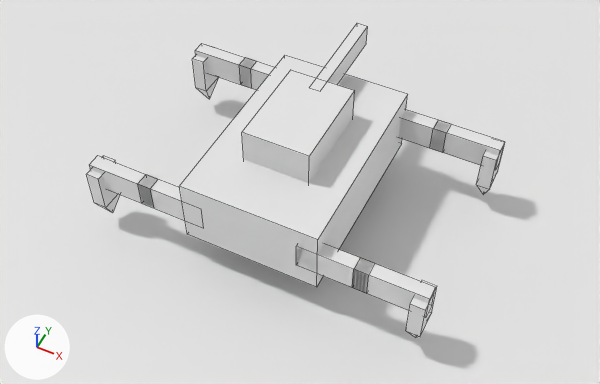
Renders of the Blender file software/simulator/robot.blend from each side of a commit.
Both versions are drawn from a camera (50 mm lens) standing at (1.83, -3.66, 4.77) and looking at (0.06, -0.11, 0.33). Lighting does not change. The marker at lower left points along +X, +Y and +Z. Mesh edges are drawn as thin lines.

The first picture shows 'BackLeftElbow', 'BackLeftShoulder', 'BackLeftWrist', 'BackRightElbow', 'BackRightShoulder', 'BackRightWrist', 'Chassis', 'FrontLeftElbow', 'FrontLeftShoulder', 'FrontLeftWrist', 'FrontRightElbow', 'FrontRightShoulder', 'FrontRightWrist', 'Plane', 'TurretPan'.
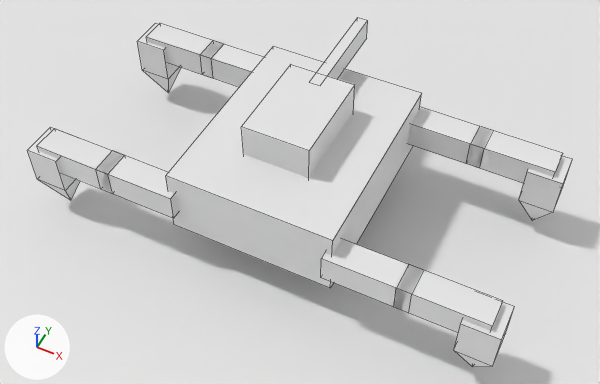
Commit message: Added IK to robot

Boxes (x1, y1, x2, y2) around the edits, measured in the pictures (600 x 384 px; the box of a moved part takes in the faces that stretch with it):
'Chassis', mesh rescaled, moved (12% wider)
    before: (179, 55, 408, 287)
    after: (166, 46, 422, 288)
'TurretPan', moved
    before: (242, 70, 355, 183)
    after: (241, 64, 355, 178)
'BackRightElbow', mesh rescaled, moved, turned
    before: (355, 260, 435, 316)
    after: (395, 266, 503, 333)
'BackRightShoulder', mesh rescaled, moved, turned
    before: (296, 244, 375, 294)
    after: (321, 239, 423, 313)
'FrontRightElbow', mesh rescaled, moved, turned
    before: (430, 121, 504, 168)
    after: (466, 126, 563, 183)
'BackLeftElbow', mesh rescaled, moved, turned
    before: (90, 156, 158, 207)
    after: (37, 128, 124, 193)
'BackLeftShoulder', mesh rescaled, moved, turned
    before: (138, 174, 204, 228)
    after: (96, 151, 178, 218)
'FrontRightShoulder', mesh rescaled, moved, turned
    before: (398, 110, 451, 153)
    after: (408, 107, 493, 168)
'FrontLeftElbow', mesh rescaled, moved, turned
    before: (195, 43, 256, 87)
    after: (146, 23, 224, 78)
'BackRightWrist', reshaped, moved, turned
    before: (406, 280, 437, 338)
    after: (454, 302, 515, 366)
'FrontRightWrist', reshaped, moved, turned
    before: (476, 142, 505, 194)
    after: (519, 156, 573, 221)
'FrontLeftShoulder', mesh rescaled, moved, turned
    before: (239, 60, 275, 90)
    after: (200, 41, 264, 87)
'BackLeftWrist', reshaped, moved, turned
    before: (86, 156, 120, 213)
    after: (27, 127, 80, 200)
'FrontLeftWrist', reshaped, moved, turned
    before: (193, 56, 219, 99)
    after: (137, 24, 181, 92)
'TurretElevation', moved
    before: (309, 23, 368, 91)
    after: (310, 18, 368, 86)
part 2 of me_cube_001, moved or reshaped
    before: (138, 60, 451, 294)
    after: (96, 41, 493, 313)
part 3 of me_cube_002, moved or reshaped
    before: (90, 43, 504, 316)
    after: (37, 23, 563, 333)
part 4 of me_cube_003, moved or reshaped
    before: (86, 56, 505, 338)
    after: (27, 24, 573, 366)

Edits to the bpy script that builds the scene:
```text
Change me_cube:
    where me_cube.from_pydata(...)  # 8 vertices, 6 faces; spans x -0.5..0.5, y -0.75..0.75, z -0.25..0.25
    me_cube part 1: the whole mesh is scaled about its middle by (1.2, 1, 1)
Change me_cube_001:
    where me_cube_001.from_pydata(...)  # 8 vertices, 6 faces; spans x -0.45..0.05, y -0.05..0.05, z -0.1..0.1
    used by ob_frontrightshoulder; parent = ob_chassis; location = (0.4, 0.7, 2.0); rotation_euler = (0.0, 0.0, 3.142), in degrees (0, 0, 180)
    me_cube_001 part 2: the whole mesh is scaled about its middle by (-1.2, -2, 1), then moved by (0.45, 0.0, 0.0)
Change me_cube_002:
    where me_cube_002.from_pydata(...)  # 8 vertices, 6 faces; spans x -0.45..0.05, y -0.05..0.05, z -0.1..0.1
    used by ob_frontrightelbow; parent = ob_frontrightshoulder; location = (-0.8, 0.7, 0.5)
    me_cube_002 part 3: the whole mesh is scaled about its middle by (-1.2, -2, 1), then moved by (0.45, 0.0, 0.0)
Change me_cube_003:
    where me_cube_003.from_pydata(...)  # 9 vertices, 9 faces; spans x -0.44..0.05, y -0.05..0.05, z -0.1..0.1
    used by ob_frontrightwrist; parent = ob_frontrightelbow; location = (-1.2, 0.7, 2.0); rotation_euler = (1.571, -1.571, 0.0), in degrees (90, -90, 0)
    me_cube_003 part 4
    me_cube_003.vertices[0].co: (-0.25, -0.05, -0.1) -> (0.25, 0.125, -0.13)
    me_cube_003.vertices[1].co: (-0.25, -0.05, 0.1) -> (0.25, 0.125, 0.13)  # pixel (105, 207) -> pixel (65, 190)
    me_cube_003.vertices[2].co: (-0.25, 0.05, -0.1) -> (0.25, -0.125, -0.13)
    me_cube_003.vertices[3].co: (-0.25, 0.05, 0.1) -> (0.25, -0.125, 0.13)  # pixel (94, 202) -> pixel (37, 179)
    me_cube_003.vertices[4].co: (0.05, -0.05, -0.1) -> (-0.05, 0.125, -0.13)  # pixel (115, 160) -> pixel (78, 138)
    me_cube_003.vertices[5].co: (0.05, -0.05, 0.1) -> (-0.05, 0.125, 0.13)  # pixel (98, 179) -> pixel (55, 161)
    me_cube_003.vertices[6].co: (0.05, 0.05, -0.1) -> (-0.05, -0.125, -0.13)  # pixel (103, 155) -> pixel (50, 127)
    me_cube_003.vertices[7].co: (0.05, 0.05, 0.1) -> (-0.05, -0.125, 0.13)  # pixel (86, 174) -> pixel (27, 150)
    me_cube_003.vertices[8].co: (-0.44, 0.0, 0.0) -> (0.55, 0.0, 0.0)  # pixel (112, 212) -> pixel (70, 200)
Change ob_chassis:
    ob_chassis.location: (0.0, 0.0, 0.5) -> (0.0, 0.0, 0.55)
Change ob_frontrightshoulder:
    ob_frontrightshoulder.rotation_euler: (0.0, 0.0, 3.142) -> (0.0, 0.0, 0.0)  # degrees (0, 0, 180) -> degrees (0, 0, 0)
    ob_frontrightshoulder.location: (0.4, 0.7, 2.0) -> (0.6, 0.67, 2.0)
Change ob_frontrightelbow:
    ob_frontrightelbow.location: (-0.8, 0.7, 0.5) -> (0.1, 0.7, 0.5)
    ob_frontrightelbow.rotation_euler: (0.0, 0.0, 0.0) -> (0.0, 0.0, -6.283)  # degrees (0, 0, 0) -> degrees (0, 0, -360)
Change ob_frontrightwrist:
    ob_frontrightwrist.location: (-1.2, 0.7, 2.0) -> (-0.3, 0.7, 2.0)
    ob_frontrightwrist.rotation_euler: (1.571, -1.571, 0.0) -> (4.712, -4.712, 0.0)  # degrees (90, -90, 0) -> degrees (270, -270, 0)
Change ob_backrightshoulder:
    ob_backrightshoulder.rotation_euler: (0.0, 0.0, 3.142) -> (0.0, 0.0, 0.0)  # degrees (0, 0, 180) -> degrees (0, 0, 0)
    ob_backrightshoulder.location: (0.4, -0.7, 2.0) -> (0.6, -0.7, 2.0)
Change ob_backrightelbow:
    ob_backrightelbow.location: (-0.8, 0.7, 0.5) -> (0.1, 0.7, 0.5)
    ob_backrightelbow.rotation_euler: (0.0, 0.0, 0.0) -> (0.0, 0.0, -6.283)  # degrees (0, 0, 0) -> degrees (0, 0, -360)
Change ob_backrightwrist:
    ob_backrightwrist.location: (-1.2, 0.7, 2.0) -> (-0.3, 0.7, 2.0)
    ob_backrightwrist.rotation_euler: (1.571, -1.571, 0.0) -> (4.712, -4.712, 0.0)  # degrees (90, -90, 0) -> degrees (270, -270, 0)
Change ob_backleftshoulder:
    ob_backleftshoulder.location: (-0.4, -0.7, 2.0) -> (-0.6, -0.7, 2.0)
    ob_backleftshoulder.rotation_euler: (0.0, 0.0, 0.0) -> (0.0, 0.0, -3.142)  # degrees (0, 0, 0) -> degrees (0, 0, -180)
Change ob_backleftelbow:
    ob_backleftelbow.location: (-0.8, 0.7, 0.5) -> (0.1, 0.7, 0.5)
    ob_backleftelbow.rotation_euler: (0.0, 0.0, 0.0) -> (0.0, 0.0, -6.283)  # degrees (0, 0, 0) -> degrees (0, 0, -360)
Change ob_backleftwrist:
    ob_backleftwrist.location: (-1.2, 0.7, 2.0) -> (-0.3, 0.7, 2.0)
    ob_backleftwrist.rotation_euler: (1.571, -1.571, 0.0) -> (4.712, -4.712, 0.0)  # degrees (90, -90, 0) -> degrees (270, -270, 0)
Change ob_frontleftshoulder:
    ob_frontleftshoulder.location: (-0.4, 0.7, 2.0) -> (-0.6, 0.67, 2.0)
    ob_frontleftshoulder.rotation_euler: (0.0, 0.0, 0.0) -> (0.0, 0.0, -3.142)  # degrees (0, 0, 0) -> degrees (0, 0, -180)
Change ob_frontleftelbow:
    ob_frontleftelbow.location: (-0.8, 0.7, 0.5) -> (0.1, 0.7, 0.5)
    ob_frontleftelbow.rotation_euler: (0.0, 0.0, 0.0) -> (0.0, 0.0, -6.283)  # degrees (0, 0, 0) -> degrees (0, 0, -360)
Change ob_frontleftwrist:
    ob_frontleftwrist.location: (-1.2, 0.7, 2.0) -> (-0.3, 0.7, 2.0)
    ob_frontleftwrist.rotation_euler: (1.571, -1.571, 0.0) -> (-1.571, -4.712, 0.0)  # degrees (90, -90, 0) -> degrees (-90, -270, 0)
```
